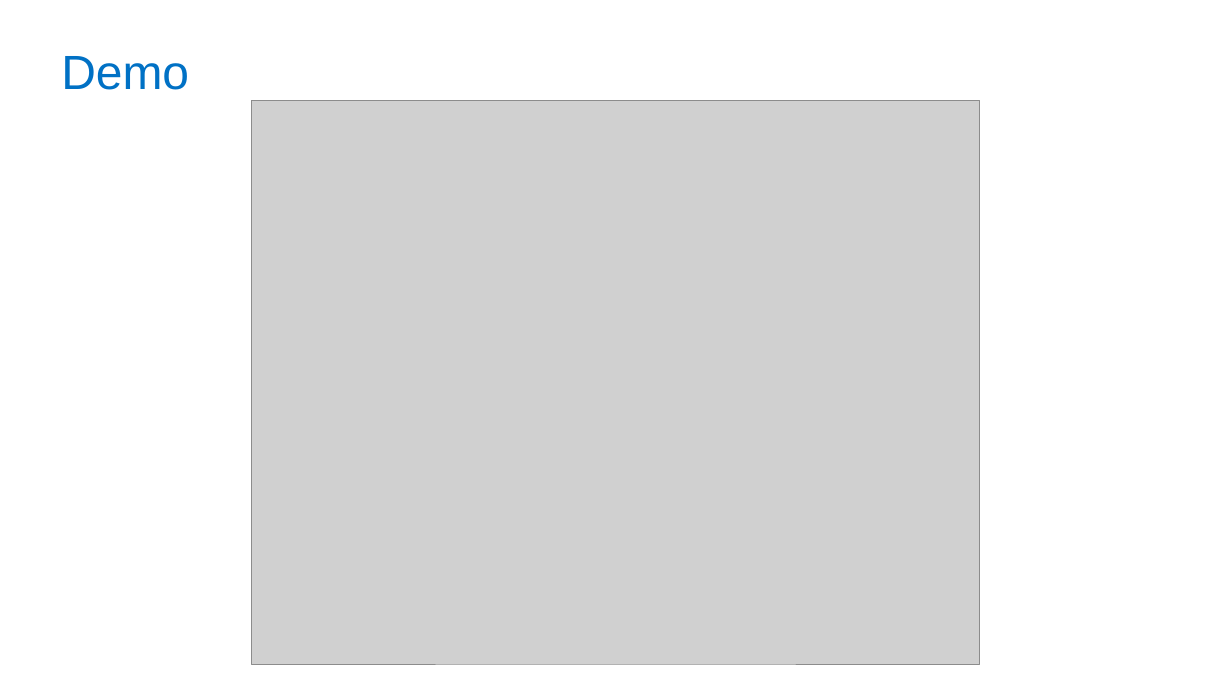
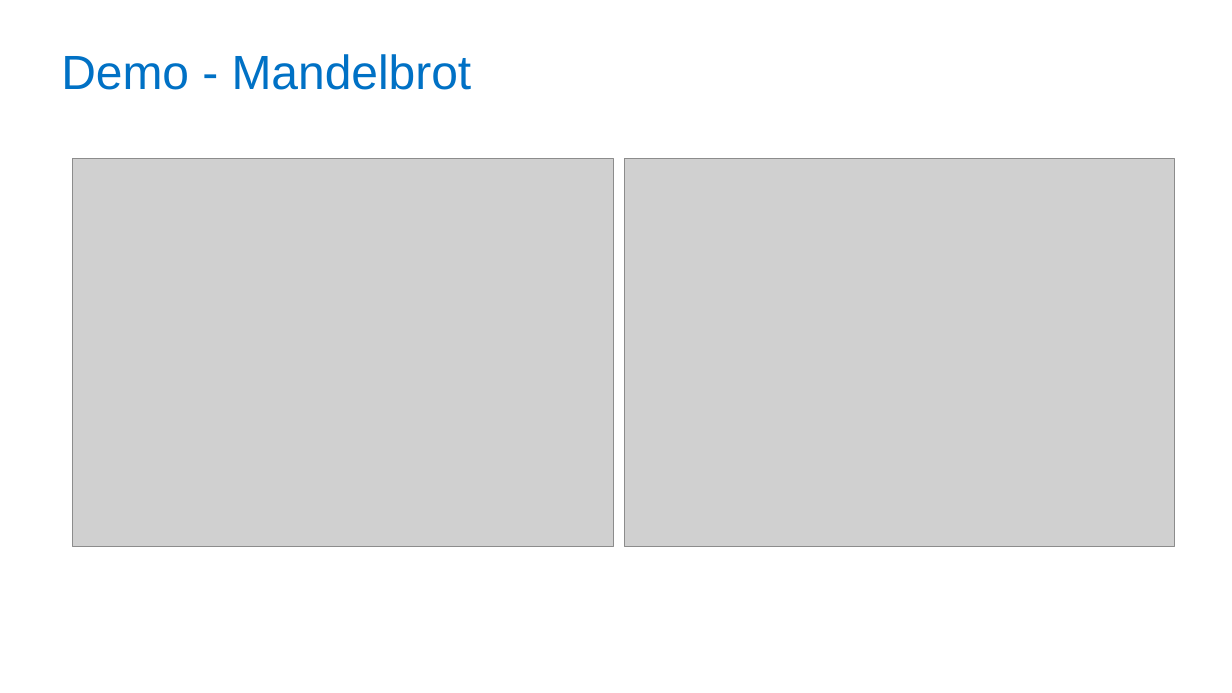
Before and after one commit to PeterJensen/wpmvp2015, a slide deck: slide 7 of simdjs-presentation.pptx. Drawn at 1232x693 pixels with LibreOffice and Linux fonts; fonts in the diff are those of the drawing; grey boxes stand for pictures; background and template pictures are left out. Boxes give left, top, right and bottom in pixels: in the first picture for what was removed or moved away, otherwise in the second. Text is boxed around its words. In the diff, an @@ line names an element or a change of style, - is before the commit and + after.

```diff
--- a/simdjs-presentation.pptx
+++ b/simdjs-presentation.pptx
@@ title at <box>61,54,472,90</box>: text changed @@
-Demo
+Demo - Mandelbrot
@@ picture removed at <box>252,100,981,664</box> @@
@@ picture added at <box>72,159,613,547</box> @@
@@ picture added at <box>625,159,1175,547</box> @@
```
Also in this commit, not shown: 1 other slide changed, 6 slides added, 4 other files.
